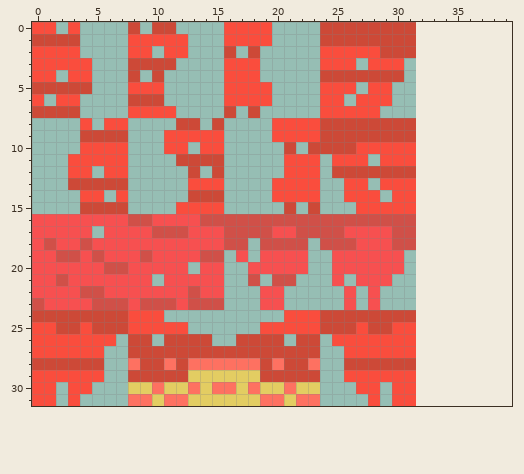
Two states of a pixel-art sprite, 02-Bubble/images/walls_red.png. That is the earlier state.
The file is 32x32 pixels. The old version is drawn lined up with the new one, on the new canvas.
The result:
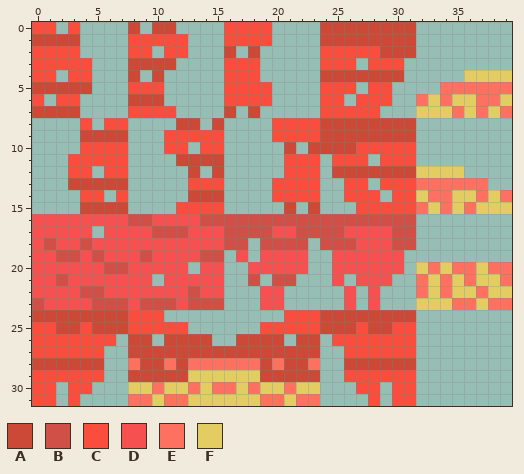
Palette (. is transparent): A #cd4937  B #d05048  C #fa4d3d  D #f75050  E #fe7161  F #e3cd62
Diff:
canvas 32x32 -> 40x32
@@ x 30..39 @@
  3 C.........
- 4 A.........
- 5 ..........
- 6 ..........
- 7 ..........
+ 4 A.....FFFF
+ 5 ....EEEEEE
+ 6 ..EFEFFEEF
+ 7 ..FFFEFEFE
  8 AA........
@@ x 30..39 @@
 11 CC........
-12 AA........
-13 CC........
-14 CC........
-15 CC........
+12 AAFFFF....
+13 CCEEEEEE..
+14 CCFEEFFEFE
+15 CCEFEFEFFF
 16 BB........
@@ x 30..39 @@
 19 D.........
-20 D.........
-21 ..........
-22 ..........
-23 ..........
+20 D.FEFEEFEE
+21 ..EFEFEFFE
+22 ..EFEFFEFF
+23 ..FFFEEFEE
 24 AA........
Pixel boxes of the changes (left, top, right, bottom) in both pictures:
added: (416, 70, 512, 118)
added: (416, 166, 512, 310)
